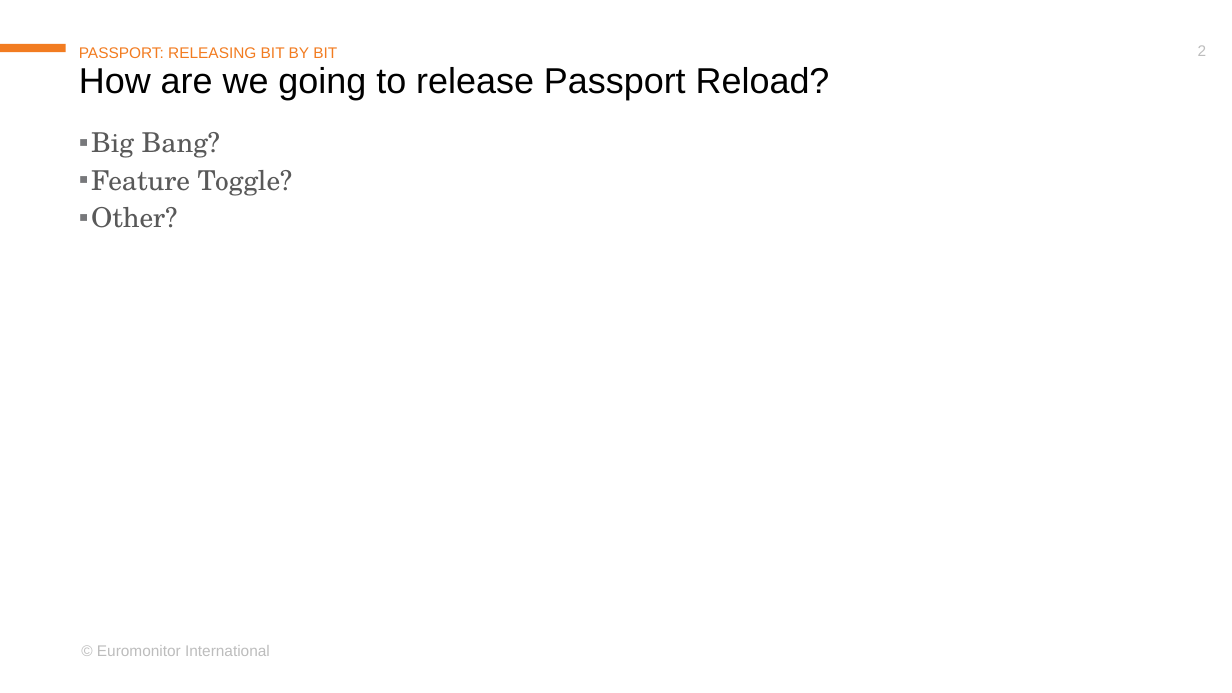
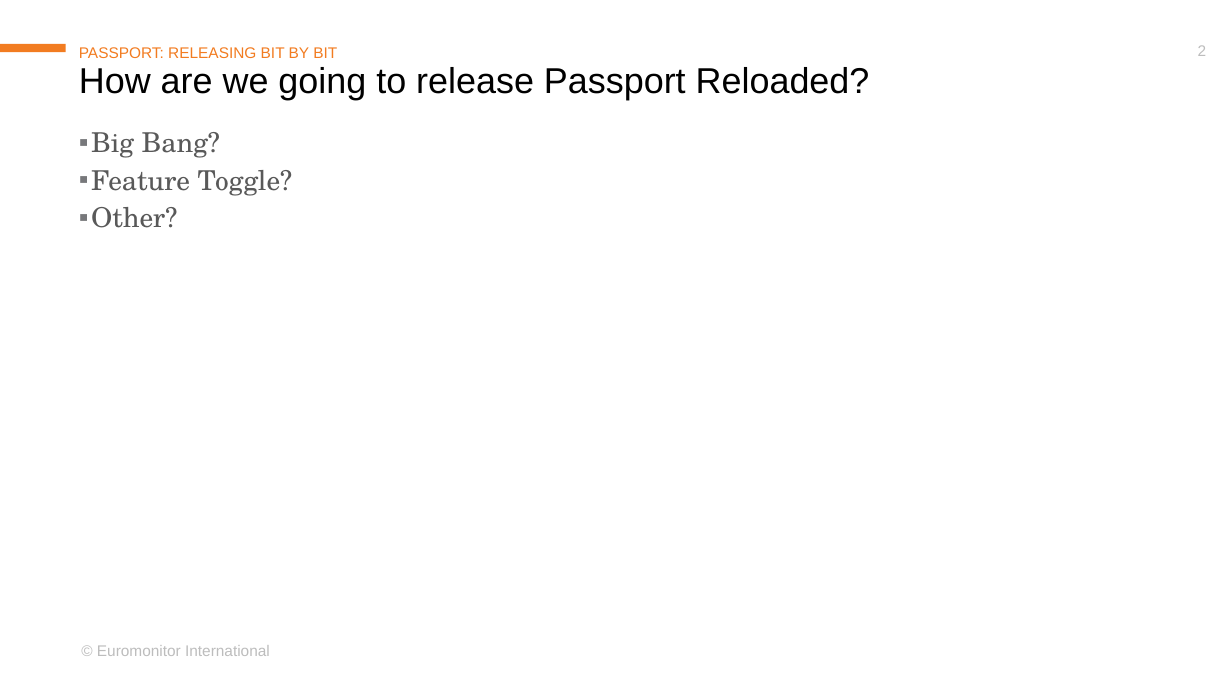
Before and after one commit to developersworkspace/emi-hackathon, a slide deck: slide 2 of demo.pptx. Drawn at 1232x693 pixels with LibreOffice and Linux fonts; fonts in the diff are those of the drawing; background and template pictures are left out. Boxes give left, top, right and bottom in pixels: in the first picture for what was removed or moved away, otherwise in the second. Text is boxed around its words. In the diff, an @@ line names an element or a change of style, - is before the commit and + after.

Commit message:
update

```diff
--- a/demo.pptx
+++ b/demo.pptx
@@ subtitle at box(79, 67, 870, 100): text changed @@
-How are we going to release Passport Reload?
+How are we going to release Passport Reloaded?
```
